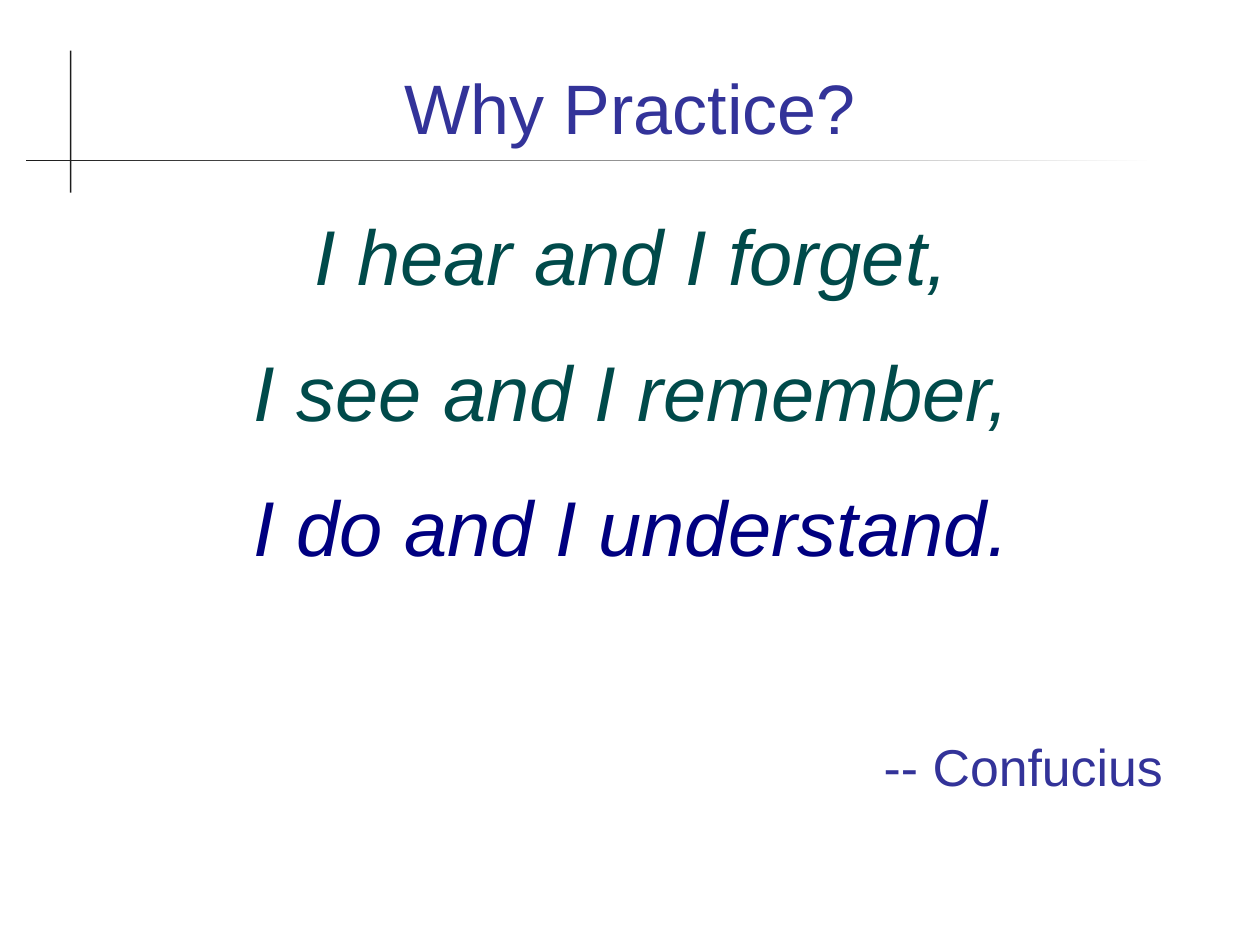
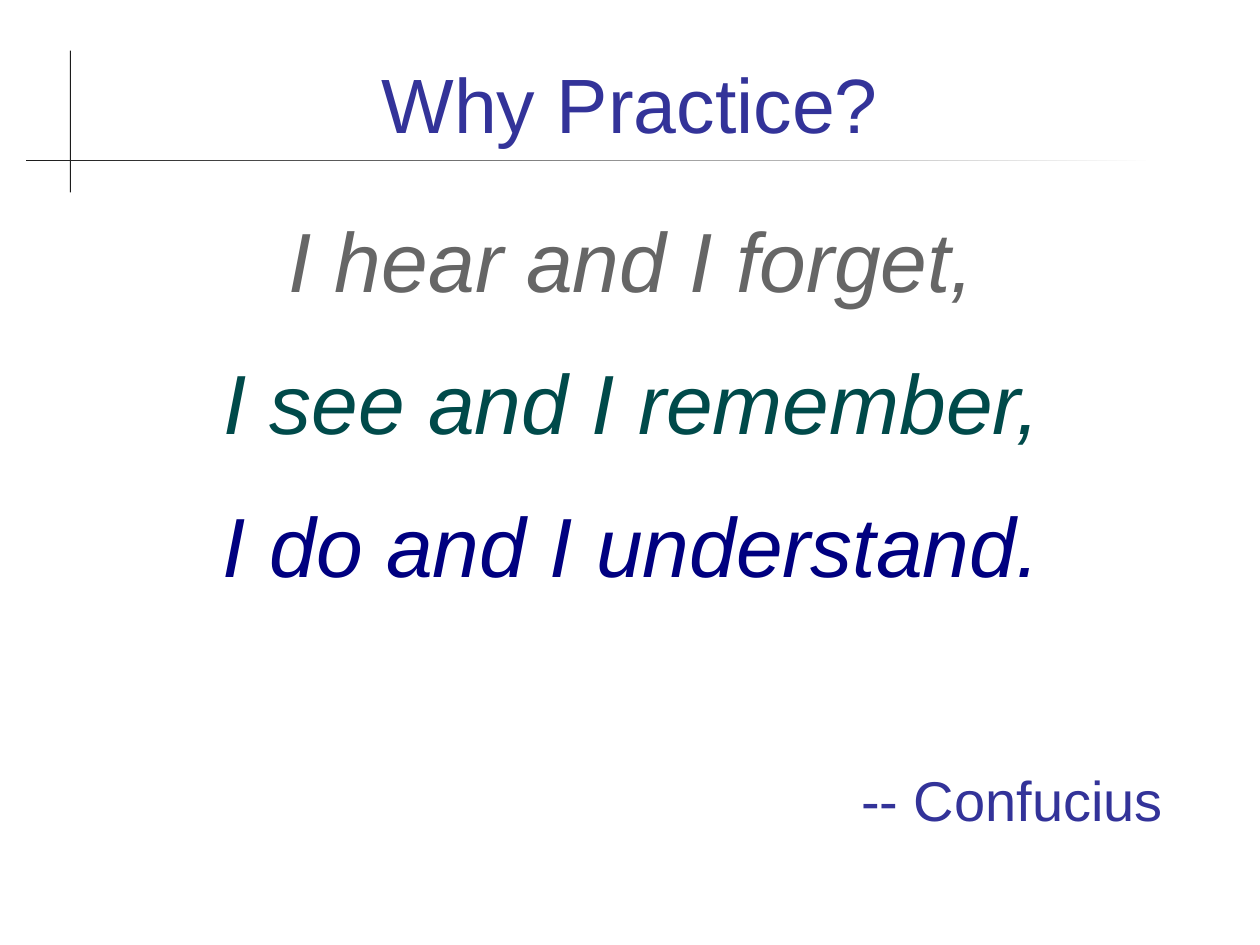
Before and after one commit to skeoop/skeoop.github.io, a slide deck: slide 21 of intro/Introduction-to-Course.ppt. Drawn at 1260x945 pixels with LibreOffice and Linux fonts; fonts in the diff are those of the drawing. Boxes give left, top, right and bottom in pixels: in the first picture for what was removed or moved away, otherwise in the second. Text is boxed around its words. In the diff, an @@ line names an element or a change of style, - is before the commit and + after.

Commit message:
formatting of intro slides

```diff
--- a/intro/Introduction-to-Course.ppt
+++ b/intro/Introduction-to-Course.ppt
@@ title "Why Practice?" at [382,77,878,147]: size 40 to 44 pt @@
@@ text "I hear and I forget," at [223,231,1163,822]: size 44.4 to 48 pt in "I hear and I forget,", "I see and I remember,", "I do and I understand."; text colour #004A4A to #666666 in "I hear and I forget,"; size 29.6 to 32 pt in "-- Confucius" @@
```
Also in this commit, not shown: 14 other slides changed, 1 other file.
